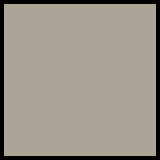
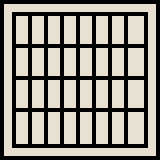
Layered file, before and after one edit (160x160). Changes by layer:
hid "0 - Out of Bounds" over <box>4,4,156,156</box>
hid "1 - Normal" over <box>4,4,156,156</box>
added layer "3 - Stockade" over <box>4,4,156,156</box>
